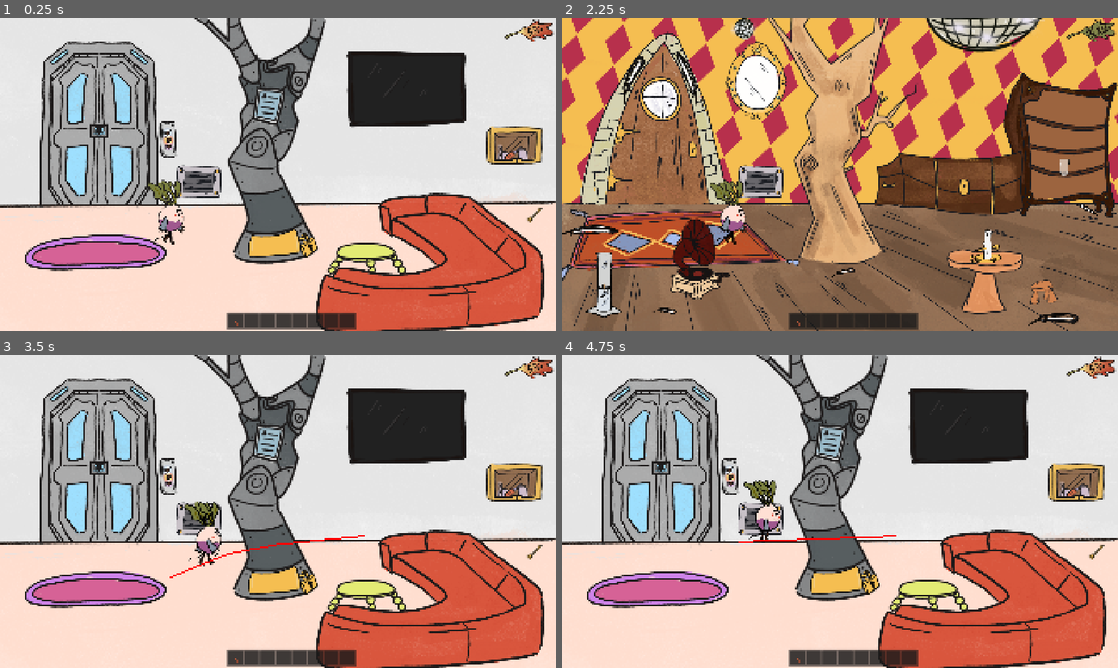
Above: before the commit, frames 1-4 (two rows, left to right).
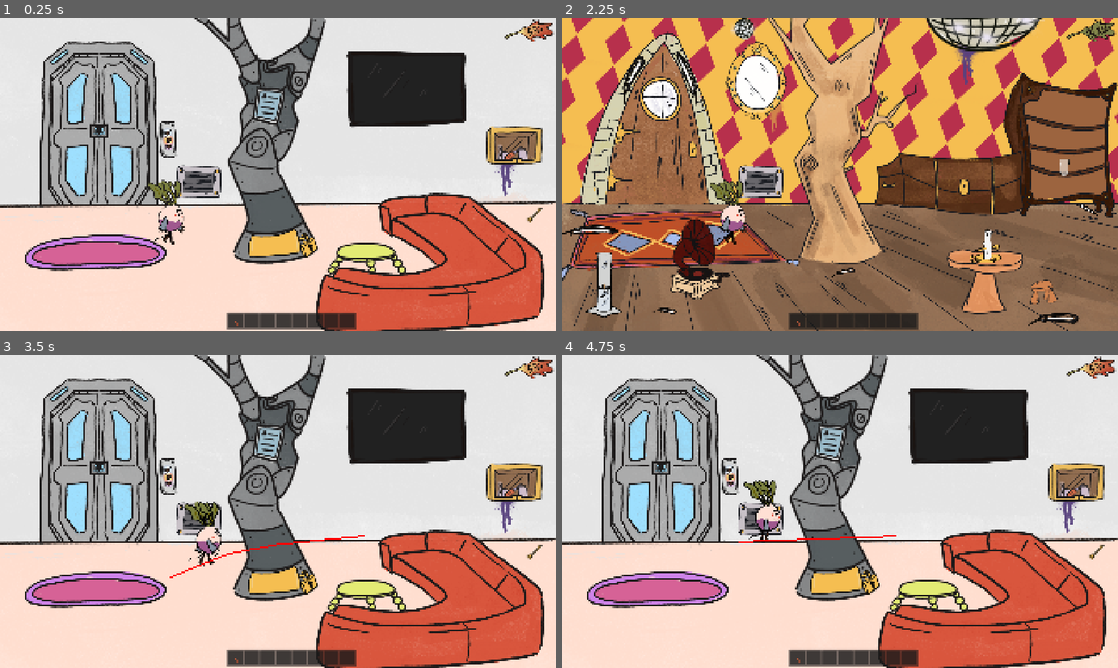
Above: after the commit, the same moments.

Repository: s0lst1ce/microjam60
Game: Godot game, scene res://main.tscn
Same seed, same stepped clock (60 frames per second), same inputs: the game is played once before the commit and once after it.
Inputs (mouse positions are in pixels of both pictures, inside the frame that each line leads up to):
- Up to frame 1 (0.25 s): no input
- Up to frame 2 (2.25 s): click (1090, 30) at 0.5 s; click (1090, 30) at 1.25 s; click (1090, 30) at 2 s
- Up to frame 3 (3.5 s): tap Enter at 2.75 s; move the mouse to (400, 495) at 2.77 s; press the mouse at (400, 495) at 2.78 s
- Up to frame 4 (4.75 s): move the mouse to (728, 527) at 3.52 s; release the mouse at (728, 527) at 3.53 s; click (728, 527) at 3.6 s; move the mouse to (895, 442) at 4.27 s; press the mouse at (895, 442) at 4.28 s

The runs differ from the first frame. In frame 1, 0.2% of the frame differs, in the area x 88-93%, y 46-57%; in frame 2, 0.3%, in the area x 37-75%, y 8-37%; in frame 3, 0.2%; in frame 4, 0.2%.

Commit message:
fix: missing color indication & tube key

Diff:
--- a/magpie_lounge_future.tscn
+++ b/magpie_lounge_future.tscn
@@ -28,6 +28,7 @@
 [ext_resource type="Texture2D" uid="uid://bacu4n548akdg" path="res://assets/furniture/shirt_button_orange.png" id="24_nc0it"]
 [ext_resource type="Texture2D" uid="uid://bur6p04eyfws6" path="res://assets/furniture/shirt_button_purple.png" id="25_jvbvo"]
 [ext_resource type="Texture2D" uid="uid://dt2cbmmvkyqgx" path="res://assets/lights/round_diffuse.webp" id="26_nc0it"]
+[ext_resource type="Texture2D" uid="uid://b7txyt08fluqp" path="res://assets/furniture/squirrel/stain_purple.png" id="29_vr1ws"]
 
 [sub_resource type="NavigationPolygon" id="NavigationPolygon_lquwl"]
 vertices = PackedVector2Array(864.3906, 901.9922, 1039.4922, 897.0078, 1035.8906, 901.60156, 29.710938, 1070.4063, 1385 …(359 unchanged characters)…
@@ -255,3 +256,8 @@
 position = Vector2(44, 53)
 scale = Vector2(0.08008706, 0.08008706)
 texture = ExtResource("26_nc0it")
+
+[node name="StainPurple" type="Sprite2D" parent="." unique_id=832598802]
+z_index = -1
+position = Vector2(1754, 515)
+texture = ExtResource("29_vr1ws")
--- a/magpie_lounge_retro.tscn
+++ b/magpie_lounge_retro.tscn
@@ -29,6 +29,8 @@
 [ext_resource type="Script" uid="uid://pbonm6v5f2h5" path="res://branch.gd" id="27_o03v2"]
 [ext_resource type="Texture2D" uid="uid://bf6jfeqo1svte" path="res://assets/furniture/feather_2.png" id="28_grk56"]
 [ext_resource type="Texture2D" uid="uid://obw18h87kffn" path="res://assets/furniture/feather_1.png" id="29_cfwg4"]
+[ext_resource type="Texture2D" uid="uid://b7txyt08fluqp" path="res://assets/furniture/squirrel/stain_purple.png" id="30_eufp3"]
+[ext_resource type="Texture2D" uid="uid://dbvmjjmhamol4" path="res://assets/furniture/squirrel/stain_orange.png" id="31_5bv0w"]
 
 [sub_resource type="NavigationPolygon" id="NavigationPolygon_lquwl"]
 vertices = PackedVector2Array(1585.0703, 889.5, 1565.7188, 958.46875, 1560.2266, 945.1328, 1846.1016, 742.2422, 1854.21 …(781 unchanged characters)…
@@ -253,3 +255,14 @@
 position = Vector2(99, 739.00006)
 rotation = 1.9072378
 texture = ExtResource("28_grk56")
+
+[node name="StainPurple" type="Sprite2D" parent="." unique_id=853231956]
+z_index = -1
+position = Vector2(1405, 131)
+texture = ExtResource("30_eufp3")
+
+[node name="StainOrange" type="Sprite2D" parent="." unique_id=1767403990]
+z_index = -1
+position = Vector2(735, 334)
+scale = Vector2(0.6165855, 0.6165855)
+texture = ExtResource("31_5bv0w")
--- a/tube.gd
+++ b/tube.gd
@@ -5,4 +5,4 @@
 func _interact_with(item: ItemData) -> void:
 	texture = filled
 	ItemExchange.add_item.emit(preload("res://glass.tres"))
-	ItemExchange.add_item.emit(preload("res://key.tres"))
+	ItemExchange.add_item.emit(preload("res://tube_key.tres"))
